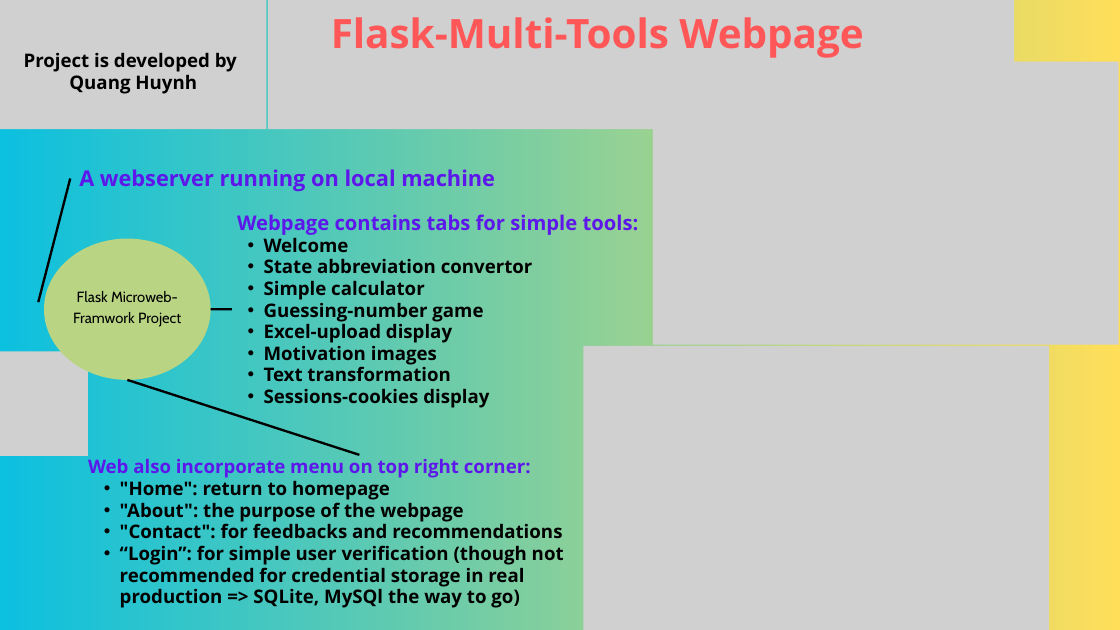
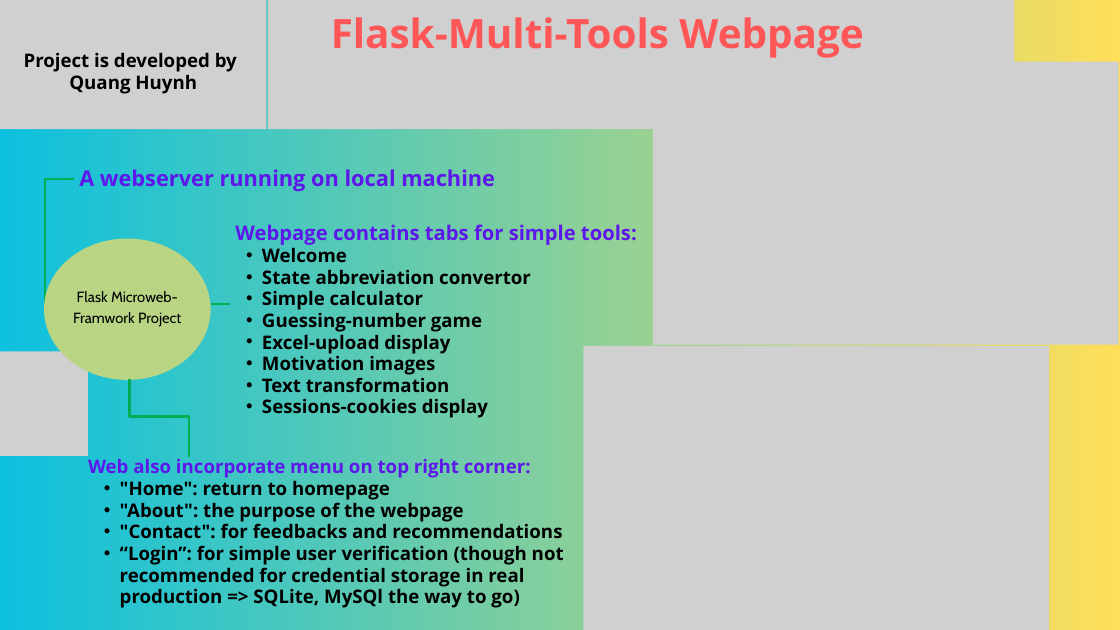
Before and after one commit to ksu-is/Flask-Multi-Tools-Webpage, a slide deck: slide 1 of Powerpoint/Flask-Multi-Tools Webpage.pptx. Drawn at 1120x630 pixels with LibreOffice and Linux fonts; fonts in the diff are those of the drawing; grey boxes stand for pictures. Boxes give left, top, right and bottom in pixels: in the first picture for what was removed or moved away, otherwise in the second. Text is boxed around its words. In the diff, an @@ line names an element or a change of style, - is before the commit and + after.

```diff
--- a/Powerpoint/Flask-Multi-Tools Webpage.pptx
+++ b/Powerpoint/Flask-Multi-Tools Webpage.pptx
@@ line removed from (38, 302) to (70, 179) @@
@@ elbow line added from (45, 304) to (74, 179), #00B050 3 pt @@
@@ text "Webpage contains tabs for simple ...": place and size @@
-text "Webpage contains tabs for simple ..." at [237, 214, 639, 408]
+text "Webpage contains tabs for simple ..." at [235, 224, 637, 418]
@@ line moved from (211, 309) - (232, 309) to (211, 304) - (230, 304) @@
@@ line (211, 304) - (230, 304): stroke #000000 3 pt to #00B050 3 pt @@
@@ line removed from (127, 380) to (360, 455) @@
@@ elbow line added from (129, 379) to (189, 456), #00B050 3 pt @@
```
